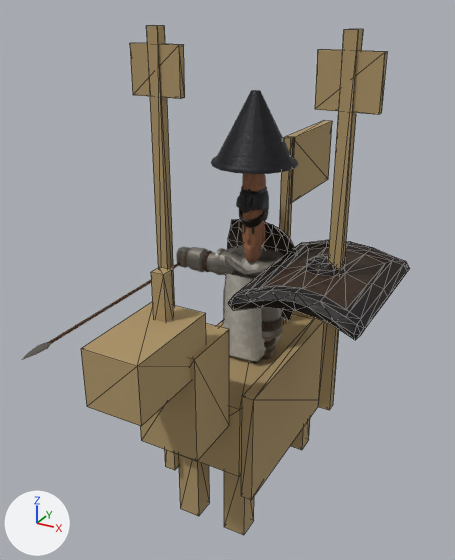
The glTF model csharp/Unciv.Godot/Packs/units/models/unit/Lancer.glb, before and after one commit.
The view is the same before and after, from a 50 mm lens placed at (1.01, -2.04, 1.95), pointed at (-0.05, -0.12, 0.99). Arrows for +X, +Y and +Z are at lower left; the lights stay in place. The older version comes first. Mesh edges are drawn as thin lines on the coarser meshes. Where no turn or scale is listed for an object, it has been applied to the vertices. Vertices at exactly the same position are counted once.

Before the edit, the objects in view are built like this:
```python
me_horse = bpy.data.meshes.new('Horse')
me_horse.from_pydata(...)  # 160 vertices, 240 faces; spans x -0.47..0.47, y -0.88..0.75, z 0.0..1.88
me_horse.materials.append(mat_horse)  # brown #ad9569
me_mesh_rectangle_shield = bpy.data.meshes.new('Mesh_Rectangle_Shield')
me_mesh_rectangle_shield.from_pydata(...)  # 140 vertices, 262 faces; spans x -0.23..0.23, y -0.311..0.311, z -0.076..0.082
# faces by material slot: [192, 70]
me_mesh_rectangle_shield.materials.append(mat_iron)
me_mesh_rectangle_shield.materials.append(mat_leather)
me_mesh_skinned = bpy.data.meshes.new('Mesh_skinned')
me_mesh_skinned.from_pydata(...)  # 2411 vertices, 4488 faces; spans x -0.347..0.347, y -0.162..0.157, z 0.0..1.101
# faces by material slot: [2698, 570, 104, 824, 132, 32, 128]
me_mesh_skinned.materials.append(mat_bronze)
me_mesh_skinned.materials.append(mat_leather)
me_mesh_skinned.materials.append(mat_wool)
me_mesh_skinned.materials.append(mat_skin)
me_mesh_skinned.materials.append(mat_dark)
me_mesh_skinned.materials.append(mat_teamcolor)
me_mesh_skinned.materials.append(mat_iron)
ob_horsemesh = bpy.data.objects.new('HorseMesh', me_horse)
ob_horsemesh.location = (0.0, 0.0, 0.0)
ob_rectangle_shield = bpy.data.objects.new('Rectangle_Shield', me_mesh_rectangle_shield)
ob_rectangle_shield.location = (0.32, -0.068, 1.049)
ob_warrior = bpy.data.objects.new('Warrior', me_mesh_skinned)
ob_warrior.location = (0.0, 0.0, 0.57)
# also in view: 'Knight_Helmet' at (0.0, -0.01, 1.26); 'Spear' at (-0.32, -0.39, 0.97); 'Knight_Cape' at (0.0, 0.05, 0.98)
```
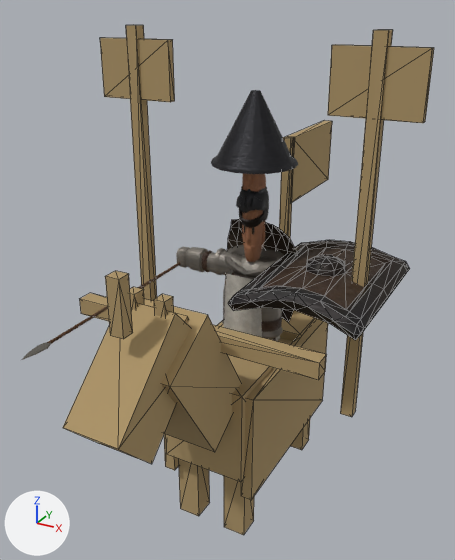
What the commit changed:
me_horse is used by ob_horsemesh; location (0.0, 0.0, 0.0).
me_horse had 160 vertices, 240 faces and spanned x -0.47..0.47, y -0.88..0.75, z 0.0..1.88.
me_horse now has 200 vertices, 300 faces and spans x -0.6..0.6, y -0.99..0.75, z 0.0..1.88.
me_horse part 1: a new loose piece, a box spanning x -0.17..0.17, y -0.41..-0.1, z 0.32..0.7, in mat_horse (brown #ad9569).
me_horse part 2: a new loose piece, a box spanning x -0.16..0.16, y 0.16..0.41, z 0.32..0.67, in mat_horse (brown #ad9569).
me_horse part 3: a new loose piece, a box spanning x 0.034..0.071, y -0.708..-0.663, z 1.032..1.167, in mat_horse (brown #ad9569).
me_horse part 4: a new loose piece, a box spanning x -0.071..-0.034, y -0.708..-0.663, z 1.032..1.167, in mat_horse (brown #ad9569).
me_horse part 5: the loose piece of 8 vertices spanning x -0.07..0.07, y -0.84..-0.54, z 0.86..1.0 is turned 43 degrees about the x axis through its middle and scaled by 1.37, then moved by (0.0, -0.08, -0.01).
me_horse part 6: the loose piece of 8 vertices spanning x -0.02..0.02, y -0.64..-0.59, z 1.03..1.22 is moved by (0.0, -0.21, 0.06).
me_horse part 7: the loose piece of 8 vertices spanning x 0.34..0.38, y -0.1..-0.05, z 0.52..1.88 is moved by (0.09, 0.0, 0.0).
me_horse part 8: the loose piece of 8 vertices spanning x -0.38..-0.34, y -0.1..-0.05, z 0.52..1.88 is moved by (-0.09, 0.0, 0.0).
me_horse part 9: a new loose piece, a box spanning x 0.3..0.6, y -0.09..-0.06, z 1.62..1.83, in mat_horse (brown #ad9569).
me_horse part 10: a new loose piece, a box spanning x -0.6..-0.3, y -0.09..-0.06, z 1.62..1.83, in mat_horse (brown #ad9569).
me_horse part 11: a new loose piece, a box spanning x -0.465..0.465, y -0.48..-0.42, z 0.9..0.96, in mat_horse (brown #ad9569).
me_horse part 12: the loose piece of 8 vertices spanning x -0.11..0.11, y -0.62..-0.4, z 0.56..0.94 is rebuilt with 8 vertices and now spans x -0.13..0.13, y -0.78..-0.31, z 0.53..1.08.
me_horse part 13: the loose piece of 8 vertices spanning x -0.1..0.1, y -0.88..-0.52, z 0.86..1.06 is rebuilt with 8 vertices and now spans x -0.08..0.08, y -0.95..-0.57, z 0.74..1.12.
me_horse part 14: the loose piece of 8 vertices spanning x 0.25..0.47, y -0.09..-0.06, z 1.63..1.82 is deleted.
me_horse part 15: the loose piece of 8 vertices spanning x -0.47..-0.25, y -0.09..-0.06, z 1.63..1.82 is deleted.
Part 16, on me_horse:
8 vertices are added at x -0.08..0.08, y -0.76..-0.33, z 0.54..1.07.
12 new faces join them.
Other edits to the shape of me_horse do not show in these pictures.

Boxes [x1, y1, x2, y2] around the edits, measured in the pictures (455 x 560 px; the box of a moved part takes in the faces that stretch with it):
'HorseMesh', reshaped (21% wider)
    before: [81, 25, 387, 535]
    after: [63, 25, 434, 535]
part 1 of me_horse, added (brown)
    after: [165, 355, 273, 482]
part 2 of me_horse, added (brown)
    after: [280, 310, 314, 341]
part 3 of me_horse, added
    after: [154, 294, 174, 318]
part 4 of me_horse, added
    after: [130, 287, 144, 310]
part 5 of me_horse, moved or reshaped (not visible before)
    after: [63, 304, 191, 464]
part 6 of me_horse, moved or reshaped
    before: [151, 267, 174, 323]
    after: [105, 271, 133, 339]
part 7 of me_horse, moved or reshaped
    before: [318, 29, 363, 410]
    after: [340, 30, 393, 417]
part 8 of me_horse, moved or reshaped
    before: [146, 25, 175, 306]
    after: [126, 25, 157, 301]
part 9 of me_horse, added (brown)
    after: [328, 45, 434, 123]
part 10 of me_horse, added (brown)
    after: [100, 38, 175, 102]
part 11 of me_horse, added (brown)
    after: [79, 293, 327, 380]
part 12 of me_horse, rebuilt
    before: [140, 323, 229, 461]
    after: [144, 299, 242, 452]
part 13 of me_horse, rebuilt (not visible afterwards)
    before: [81, 302, 206, 426]
part 14 of me_horse, deleted (brown)
    before: [315, 49, 387, 115]
part 15 of me_horse, deleted (brown)
    before: [130, 43, 185, 99]
part 16 of me_horse, added (mostly hidden)
    after: [177, 314, 189, 323]
